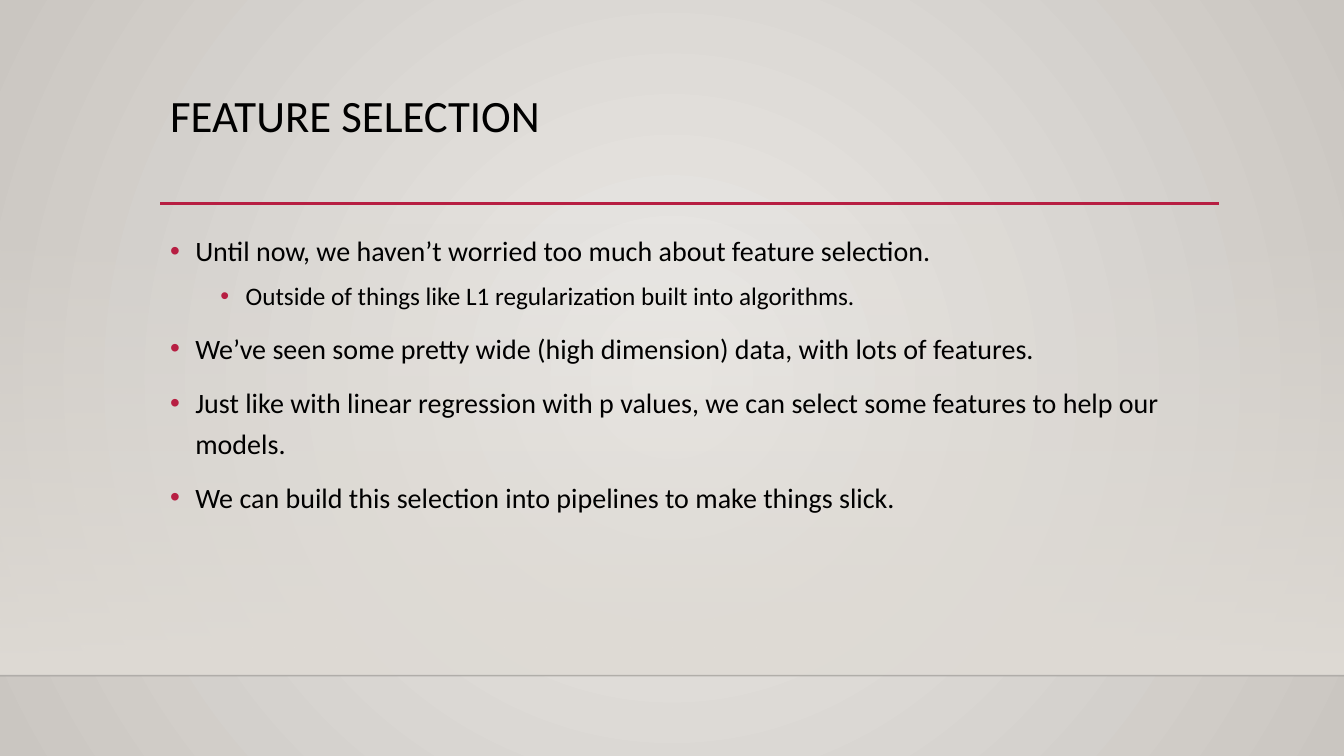
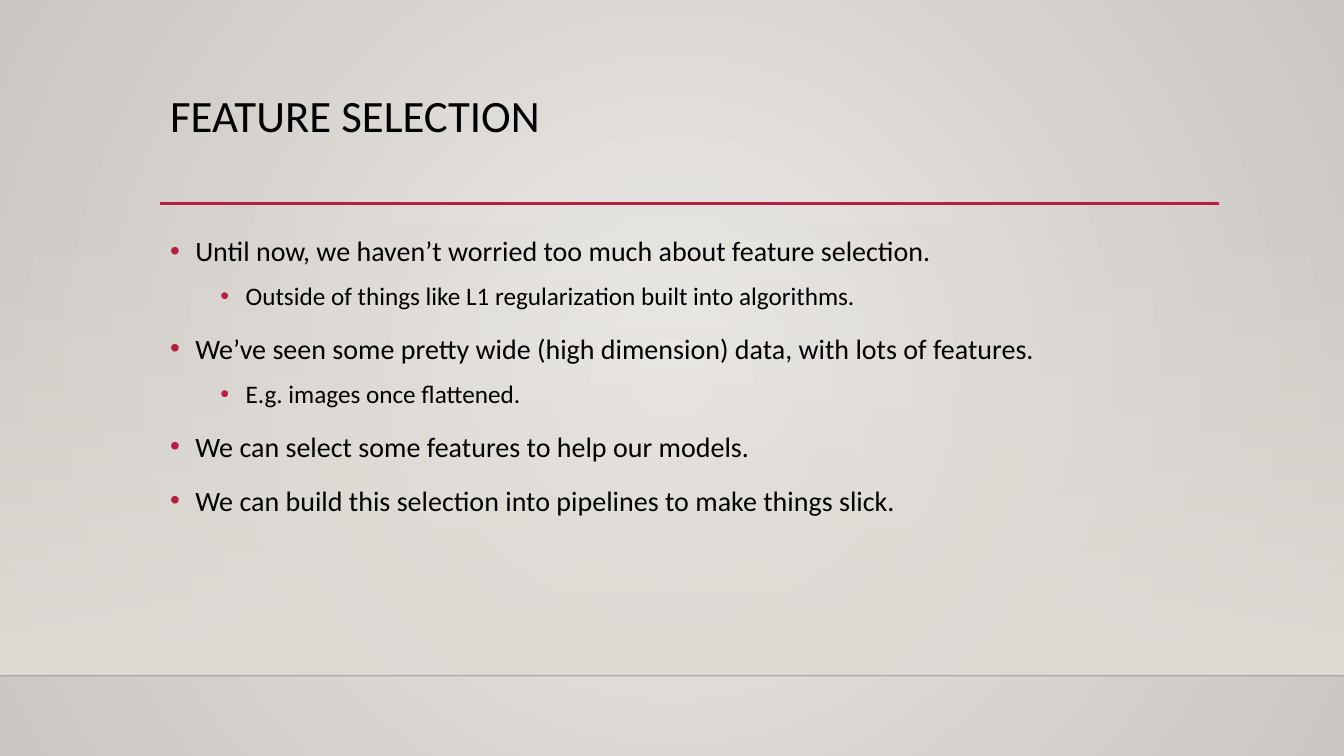
Before and after one commit to AkeemSemperDataScience/Intro_to_Machine_Learning_Students, a slide deck: slide 7 of reference_content/Slides/009_Feature_Selection.pptx (slide 4 before the commit). Drawn at 1344x756 pixels with LibreOffice and Linux fonts; fonts in the diff are those of the drawing; background and template pictures are left out. Boxes give left, top, right and bottom in pixels: in the first picture for what was removed or moved away, otherwise in the second. Text is boxed around its words. In the diff, an @@ line names an element or a change of style, - is before the commit and + after.

```diff
--- a/reference_content/Slides/009_Feature_Selection.pptx
+++ b/reference_content/Slides/009_Feature_Selection.pptx
@@ text at [195,385,749,462]: text changed @@
-• Just like with linear regression with p values, we can select some features to help our models.
+  • E.g. images once flattened.
+• We can select some features to help our models.
```
Also in this commit, not shown: 1 other slide changed, 3 slides added, 7 other files.
